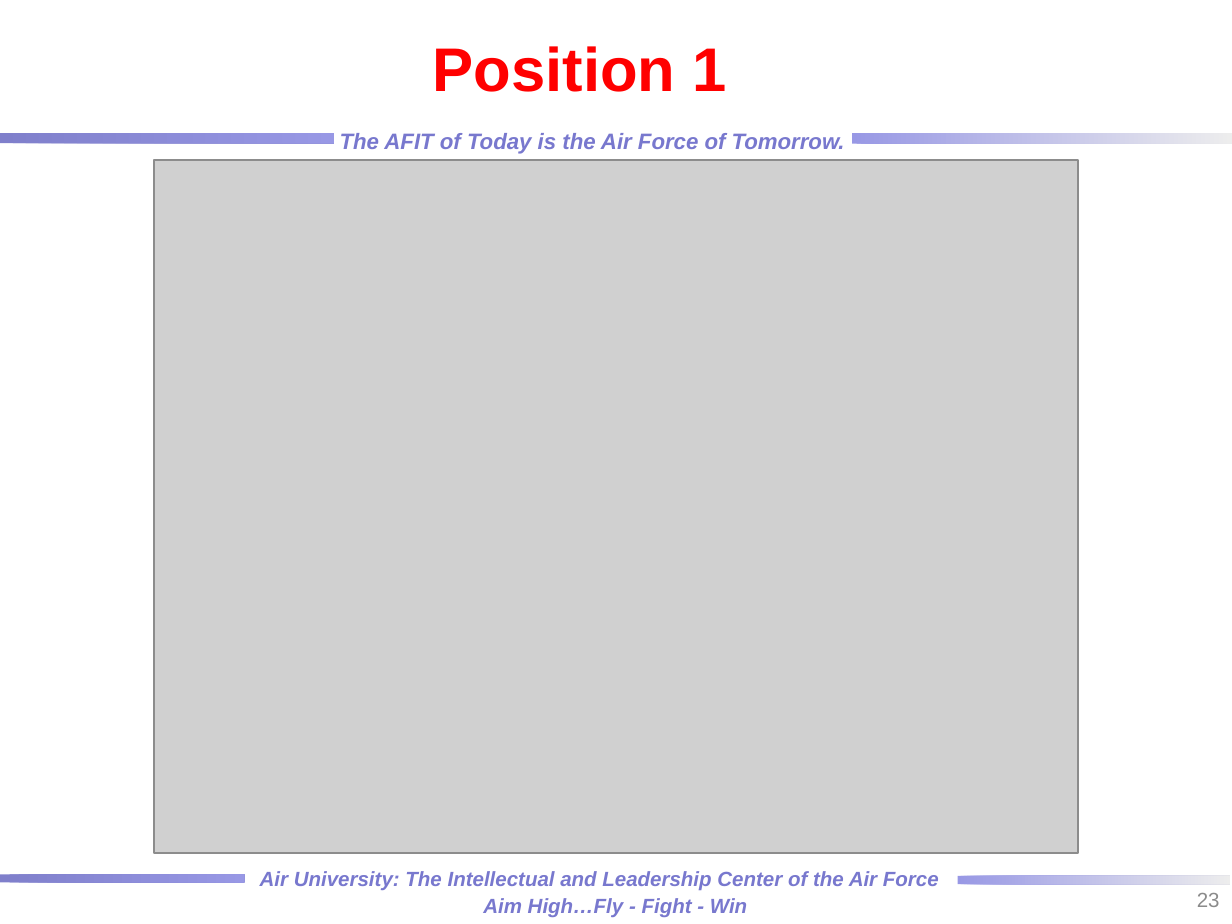
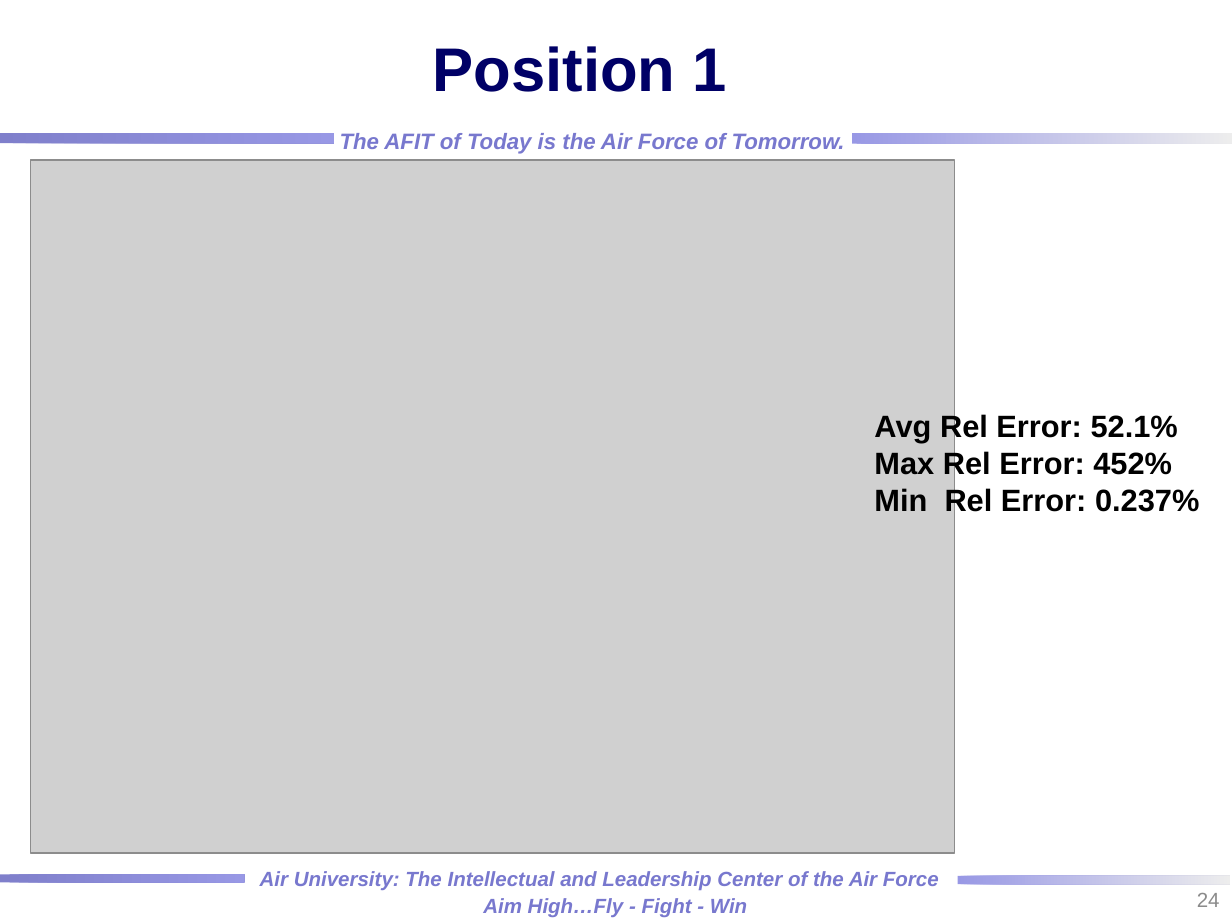
Before and after one commit to rtorzilli/GeDetector-Project, a slide deck: slide 24 of Report/HPGe_Automation Optimization_MCNP_Model.pptx (slide 23 before the commit). Drawn at 1232x924 pixels with LibreOffice and Linux fonts; fonts in the diff are those of the drawing; grey boxes stand for pictures; background and template pictures are left out. Boxes give left, top, right and bottom in pixels: in the first picture for what was removed or moved away, otherwise in the second. Text is boxed around its words. In the diff, an @@ line names an element or a change of style, - is before the commit and + after.

```diff
--- a/Report/HPGe_Automation Optimization_MCNP_Model.pptx
+++ b/Report/HPGe_Automation Optimization_MCNP_Model.pptx
@@ title "Position 1" at [433,46,727,92]: text colour #FF0000 to #000066 @@
@@ picture: place and size @@
-picture at [154,160,1078,854]
+picture at [31,160,955,853]
@@ text added at [874,412,1199,516], 18 pt, text #000000, bold @@
+Avg Rel Error: 52.1%
+Max Rel Error: 452%
+Min Rel Error: 0.237%
@@ page number at [1197,893,1220,907]: text changed @@
-23
+24
```
Also in this commit, not shown: 15 other slides changed, 1 slide added, 1 slide removed.
